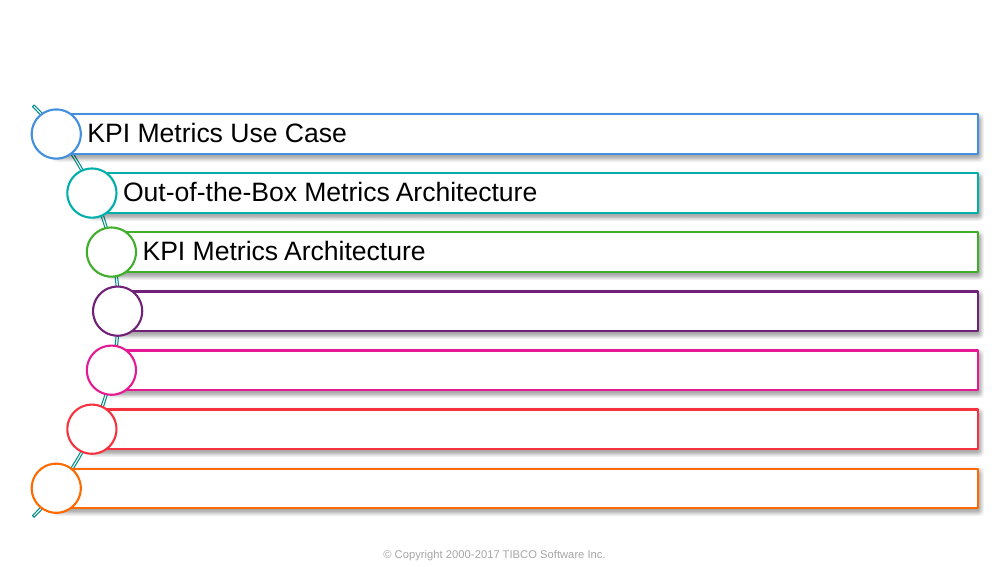
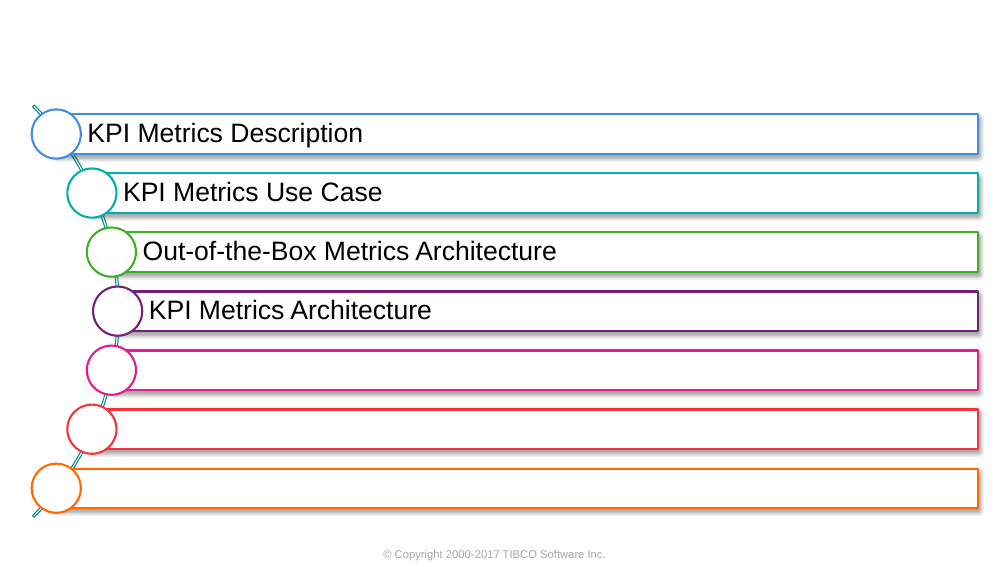
Before and after one commit to TIBCOSoftware/ASAssets_KPI, a slide deck: slide 2 of DocumentationSource/2019Q301/KPI Metrics Overview.pptx. Drawn at 1008x567 pixels with LibreOffice and Linux fonts; fonts in the diff are those of the drawing; background and template pictures are left out. Boxes give left, top, right and bottom in pixels: in the first picture for what was removed or moved away, otherwise in the second. Text is boxed around its words. In the diff, an @@ line names an element or a change of style, - is before the commit and + after.

```diff
--- a/DocumentationSource/2019Q301/KPI Metrics Overview.pptx
+++ b/DocumentationSource/2019Q301/KPI Metrics Overview.pptx
@@ text added at (87,122,363,148), 19 pt, text #000000 @@
+KPI Metrics Description
@@ text "KPI Metrics Use Case": place and size @@
-text "KPI Metrics Use Case" at (87,122,347,143)
+text "KPI Metrics Use Case" at (123,181,383,202)
@@ text "Out-of-the-Box Metrics Architecture": place and size @@
-text "Out-of-the-Box Metrics Architecture" at (123,181,538,202)
+text "Out-of-the-Box Metrics Architecture" at (143,240,557,261)
@@ text "KPI Metrics Architecture": place and size @@
-text "KPI Metrics Architecture" at (143,240,426,261)
+text "KPI Metrics Architecture" at (149,299,432,320)
```
Also in this commit, not shown: 4 other slides changed, 1 slide added, 7 other files.
